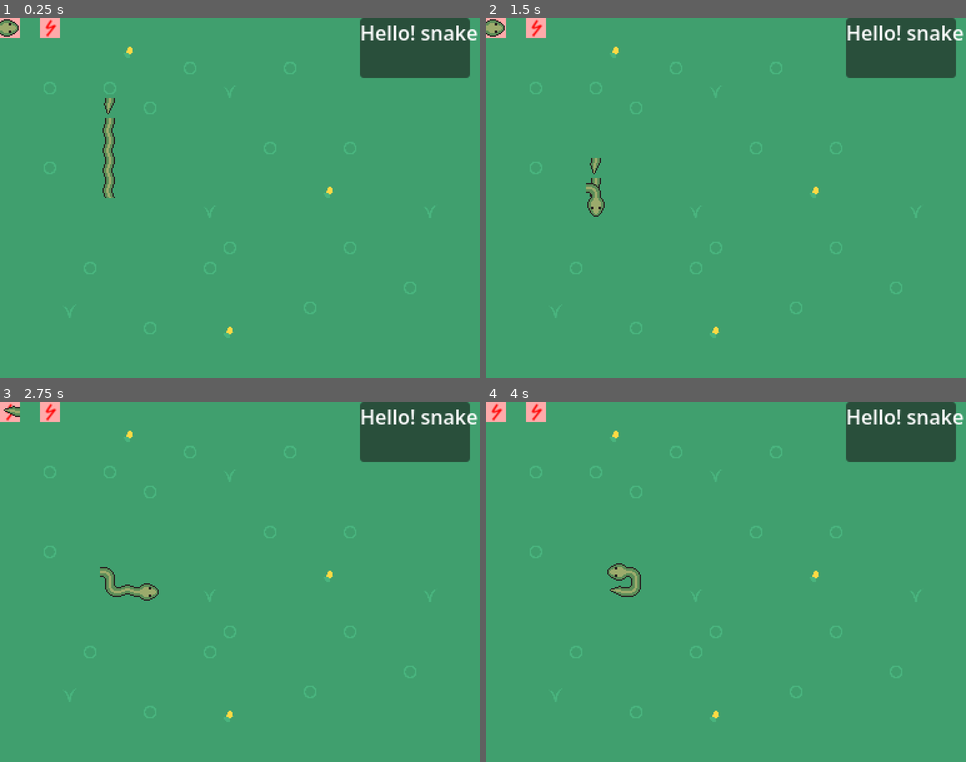
Above: before the commit, frames 1-4 (two rows, left to right).
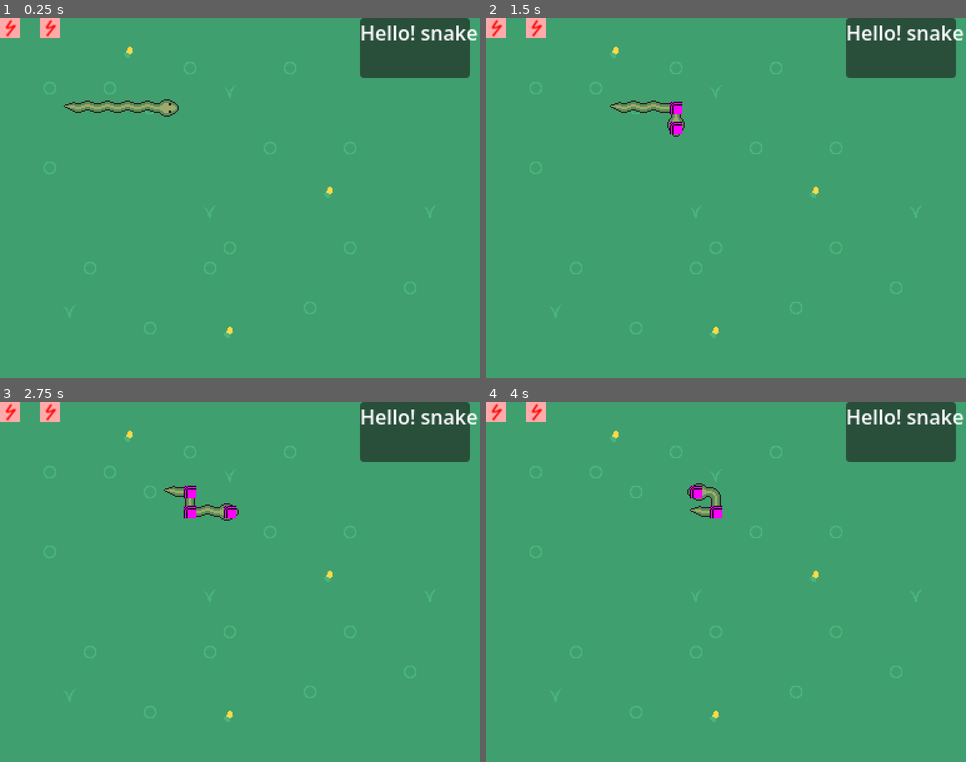
Above: after the commit, the same moments.

Repository: kalgynirae/ld59
Game: Godot game, scene res://scenes/game.tscn
Two runs of this game, one before a commit and one after it. Both use one fixed random seed, a clock stepped at 60 frames per second and the inputs below.
Inputs:
- Up to frame 1 (0.25 s): no input
- Up to frame 2 (1.5 s): tap Enter at 0.5 s; hold L (move_right) 0.53-1.28 s; tap R (retract) at 0.6 s; tap D (die, bound only after the commit) at 0.8, 1.35 s; tap Space at 1.25 s; hold J (move_down) from 1.28 s (still down)
- Up to frame 3 (2.75 s): tap R (retract) at 1.55 s; tap Enter at 2 s; release J (move_down) at 2.03 s; hold L (move_right) from 2.03 s (still down); tap E (extend) at 2.1 s; tap D (die, bound only after the commit) at 2.3 s
- Up to frame 4 (4 s): tap Space at 2.75 s; release L (move_right) at 2.78 s; hold K (move_up) 2.78-3.53 s; tap R (retract) at 2.85 s; tap Enter at 3.5 s; hold H (move_left) from 3.53 s (still down); tap D (die, bound only after the commit) at 3.6 s

The runs differ from the first frame. In frame 1, 1.3% of the frame differs, in the area x 0-38%, y 0-50%; in frame 2, 1.1%; in frame 3, 1.1%; in frame 4, 0.9%.

Commit message:
Fix snake starting position; import new images

Diff:
--- a/gridloc.gd
+++ b/gridloc.gd
@@ -14,6 +14,3 @@
 		_:
 			assert(false, "Invalid direction")
 			return Vector2i(0, 0)
-
-static func move(loc: Vector2i, dir: String) -> Vector2i:
-	return loc + offset(dir)
--- a/project.godot
+++ b/project.godot
@@ -57,6 +57,11 @@
 "events": [Object(InputEventKey,"resource_local_to_scene":false,"resource_name":"","device":-1,"window_id":0,"alt_press …(192 unchanged characters)…
 ]
 }
+die={
+"deadzone": 0.2,
+"events": [Object(InputEventKey,"resource_local_to_scene":false,"resource_name":"","device":-1,"window_id":0,"alt_pressed":false,"shift_pressed":false,"ctrl_pressed":false,"meta_pressed":false,"pressed":false,"keycode":68,"physical_keycode":0,"key_label":0,"unicode":100,"location":0,"echo":false,"script":null)
+]
+}
 
 [physics]
 
--- a/scenes/map.gd
+++ b/scenes/map.gd
@@ -27,3 +27,5 @@
 		$Snake.extend($Snake.head_direction())
 	if Input.is_action_just_pressed("retract"):
 		$Snake.retract()
+	if Input.is_action_just_pressed("die"):
+		$Snake.die()
--- a/scenes/snake.gd
+++ b/scenes/snake.gd
@@ -15,18 +15,20 @@
 	var head = SnakePartScene.instantiate()
 	parts.append(head)
 	add_child(head)
+	head.move_to(loc)
 	head.set_direction(dir)
 	head.set_part(Part.HEAD)
 
 func add_part():
 	assert(parts.size() > 0)
-	var newloc = GridLoc.move(gridlocs[-1], parts[-1].direction)
+	var dir = parts[-1].direction
+	var newloc = gridlocs[-1] - GridLoc.offset(dir)
 	gridlocs.append(newloc)
 	var new = SnakePartScene.instantiate()
 	parts.append(new)
 	add_child(new)
 	new.move_to(newloc)
-	new.set_direction(parts[-1].direction)
+	new.set_direction(dir)
 	new.set_part(Part.TAIL)
 	if parts.size() > 2:
 		parts[-2].set_part(Part.BODY_1)
@@ -36,14 +38,14 @@
 	move(direction)
 
 func retract():
-	if parts.size() > 3:
+	if parts.size() > 4:
 		gridlocs.pop_back()
 		parts.pop_back().queue_free()
 		update_tail()
 
 func move(direction: String):
 	assert(parts.size() > 0)
-	var newloc = GridLoc.move(gridlocs[0], direction)
+	var newloc = gridlocs[0] + GridLoc.offset(direction)
 	gridlocs.insert(0, newloc)
 	gridlocs.pop_back()
 	parts.insert(0, parts.pop_back())
@@ -101,7 +103,10 @@
 	if parts.size() > 1:
 		parts[-1].set_part(Part.TAIL)
 
+func die() -> void:
+	parts[0].show_dead()
+
 func _ready() -> void:
-	start_at(Vector2i(4, 8), "right")
+	start_at(Vector2i(8, 4), "right")
 	for i in 5:
 		add_part()
--- a/scenes/snake_part.gd
+++ b/scenes/snake_part.gd
@@ -54,3 +54,6 @@
 
 func move_to(loc: Vector2i) -> void:
 	position = loc * 16
+
+func show_dead() -> void:
+	$Dead.visible = true
--- a/scenes/snake_part.tscn
+++ b/scenes/snake_part.tscn
@@ -2,6 +2,9 @@
 
 [ext_resource type="Texture2D" uid="uid://c10b3yhvl543y" path="res://images/snakeparts.png" id="1_5mst4"]
 [ext_resource type="Script" uid="uid://cvu2ls6vdlm05" path="res://scenes/snake_part.gd" id="1_aaci8"]
+
+[sub_resource type="PlaceholderTexture2D" id="PlaceholderTexture2D_aaci8"]
+size = Vector2(10, 10)
 
 [node name="snake_part" type="Node2D" unique_id=1027985]
 script = ExtResource("1_aaci8")
@@ -12,3 +15,9 @@
 texture = ExtResource("1_5mst4")
 region_enabled = true
 region_rect = Rect2(0, 0, 16, 16)
+
+[node name="Dead" type="Sprite2D" parent="." unique_id=432717711]
+visible = false
+texture = SubResource("PlaceholderTexture2D_aaci8")
+centered = false
+offset = Vector2(3, 3)
Binary file added: images/bridge.png
Not shown, added: images/bridge.png.import
Binary file added: images/fence_ground.png
Not shown, added: images/fence_ground.png.import
Binary file added: images/river.png
Not shown, added: images/river.png.import
Binary file added: images/switch.png
Not shown, added: images/switch.png.import
